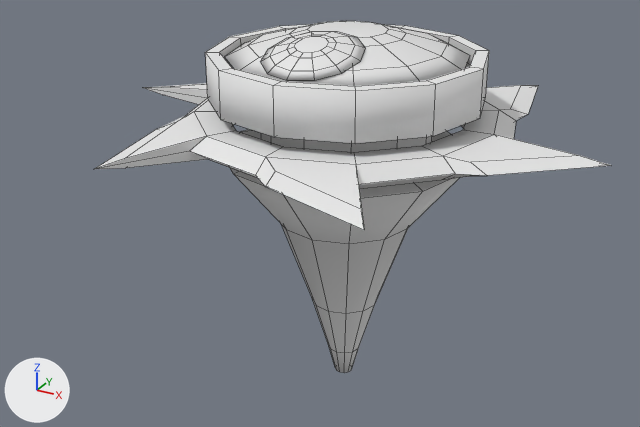
Two versions of the FBX model Project_Gruppe5/Assets/Models/kreisler.fbx, one commit apart.
Rendered twice from a 50 mm lens placed at (1.138, -2.233, 1.659), pointed at (-0.015, -0.136, 0.61). Arrows for +X, +Y and +Z are at lower left; the lights stay in place. Mesh edges are drawn as thin lines.

Objects in the first picture: 'Eye', 'IrisMesh', 'Ring', 'Spindel'.
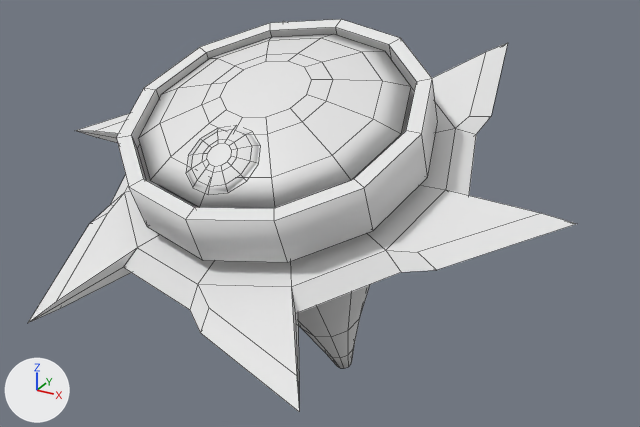
Boxes [x1, y1, x2, y2] around the edits, measured in the pictures (640 x 427 px):
'Ring', moved, turned: before [95, 83, 612, 230]; after [28, 21, 576, 411]
'Spindel', moved, turned: before [205, 24, 489, 373]; after [117, 19, 438, 368]
'Eye', moved, turned: before [225, 21, 470, 86]; after [139, 34, 411, 208]
'IrisMesh', moved, turned, rescaled: before [261, 31, 366, 80]; after [187, 128, 259, 192]

What the commit changed:
Object 'Spindel' (ob_spindel) moves from (0.0, 0.0, 0.0) to (0.0, 0.0, 0.025).
Object 'Spindel' (ob_spindel) turns from (0, 0, 90) to (0, -23, 90) degrees about x, y and z.
Object 'Eye' (ob_eye) moves from (0.0, 0.0, 1.056) to (0.0, -0.411, 0.998).
Object 'Eye' (ob_eye) turns from (0, 0, 90) to (0, -23, 90) degrees about x, y and z.
Object 'IrisMesh' (ob_irismesh) moves from (0.0, -0.203, 1.099) to (0.0, -0.634, 0.943).
Object 'IrisMesh' (ob_irismesh) turns from (0, -15, 90) to (-3.5, -40, 95) degrees about x, y and z.
Object 'IrisMesh' (ob_irismesh) is rescaled from (0.129, 0.129, 0.129) to (0.088, 0.088, 0.088).
Object 'Ring' (ob_ring) moves from (0.0, 0.0, 0.0) to (0.015, 0.0, 0.025).
Object 'Ring' (ob_ring) turns from (0, 0, 90) to (1, 23, -90) degrees about x, y and z.
